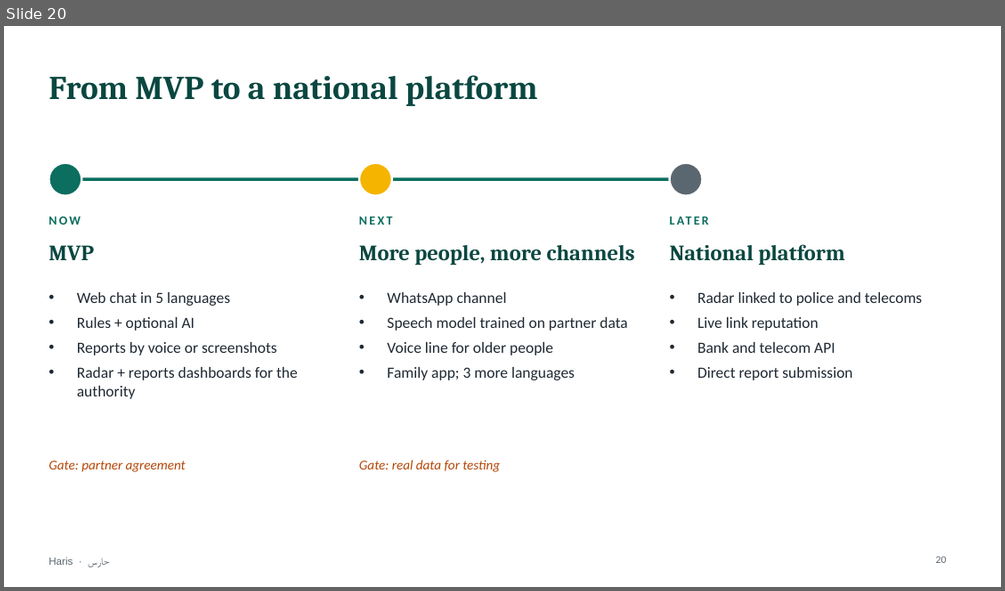
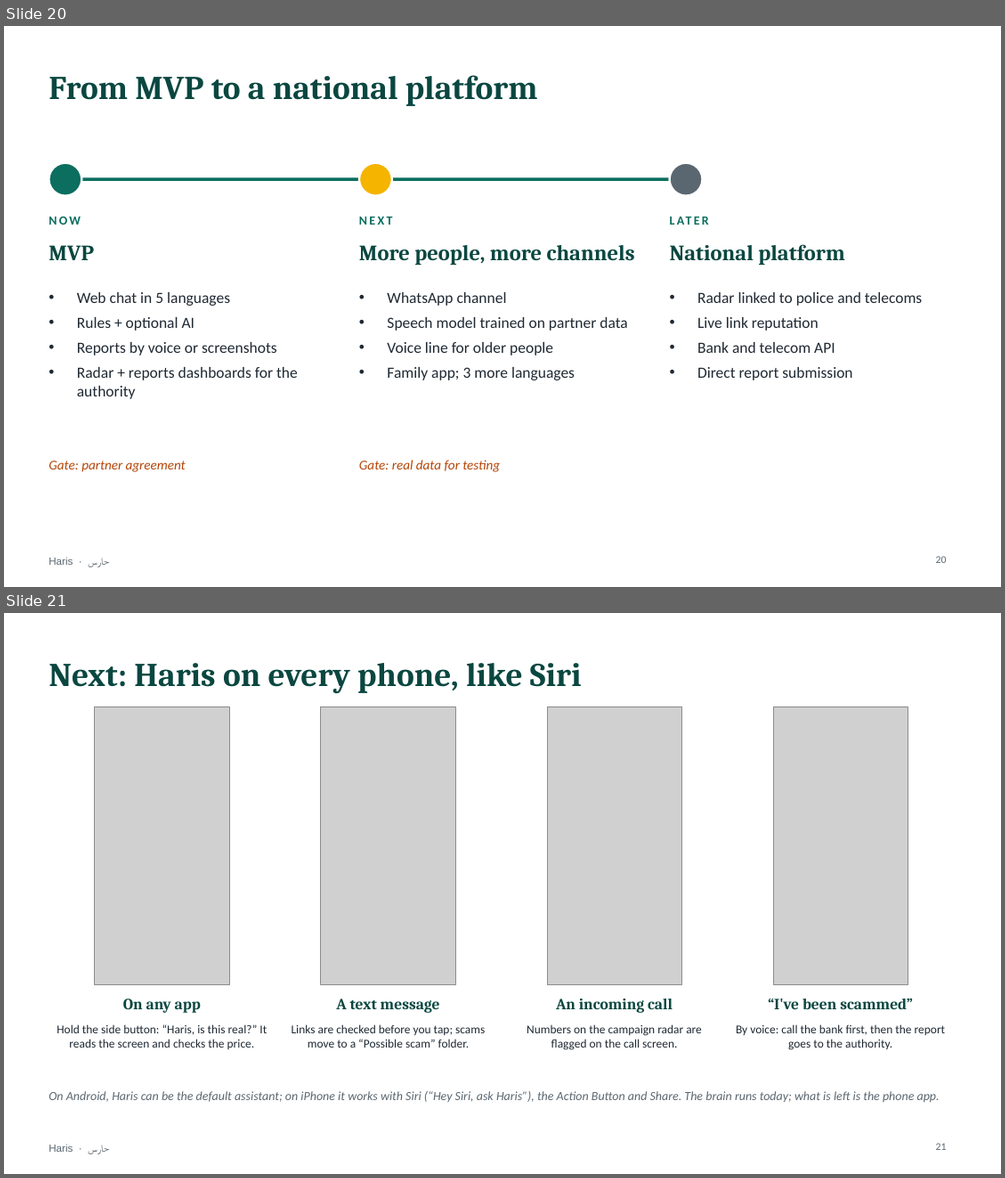
Before and after one commit to mohamedtorky2022/Haris, a slide deck: docs/Haris-presentation.pptx. Shown one above the other, each under a label of ours: slide 20 before the commit, slides 20 and 21 after it. The pictures are 1005x591 and 1005x1178 pixels, drawn with LibreOffice and Linux fonts; fonts in the diff are those of the drawing; grey boxes stand for pictures. Boxes give left, top, right and bottom in pixels: in the first picture for what was removed or moved away, otherwise in the second. Text is boxed around its words. In the diff, an @@ line names an element or a change of style, - is before the commit and + after.

```diff
--- a/docs/Haris-presentation.pptx
+++ b/docs/Haris-presentation.pptx
@@ slide 21 added at <box>4,613,1001,1174</box>, background #FFFFFF; not listed: 1 template element that a slide beside it also shows @@
@@ title added at <box>48,663,582,694</box>, 32 pt, text #0A4740, bold @@
+Next: Haris on every phone, like Siri
@@ picture added at <box>95,706,229,985</box> @@
@@ picture added at <box>321,706,455,985</box> @@
@@ picture added at <box>547,706,681,985</box> @@
@@ picture added at <box>774,706,908,985</box> @@
@@ text added at <box>123,998,201,1013</box>, 15 pt, text #0A4740, bold @@
+On any app
@@ text added at <box>336,998,440,1013</box>, 15 pt, text #0A4740, bold @@
+A text message
@@ text added at <box>556,998,672,1013</box>, 15 pt, text #0A4740, bold @@
+An incoming call
@@ text added at <box>768,997,913,1009</box>, 15 pt, text #0A4740, bold @@
+“I've been scammed”
@@ text added at <box>57,1024,267,1049</box>, 11.5 pt, text #1F2933 @@
+Hold the side button: “Haris, is this real?” It reads the screen and checks the price.
@@ text added at <box>291,1024,485,1047</box>, 11.5 pt, text #1F2933 @@
+Links are checked before you tap; scams move to a “Possible scam” folder.
@@ text added at <box>526,1024,702,1050</box>, 11.5 pt, text #1F2933 @@
+Numbers on the campaign radar are flagged on the call screen.
@@ text added at <box>736,1024,945,1050</box>, 11.5 pt, text #1F2933 @@
+By voice: call the bank first, then the report goes to the authority.
@@ text added at <box>48,1091,939,1103</box>, 12 pt, text #5B6770, italic @@
+On Android, Haris can be the default assistant; on iPhone it works with Siri (“Hey Siri, ask Haris”), the Action Button and Share. The brain runs today; what is left is the phone app.
@@ page number added at <box>936,1143,947,1150</box>, 10 pt, text #5B6770 @@
+21
```
Also in this commit, not shown: 1 other file.
